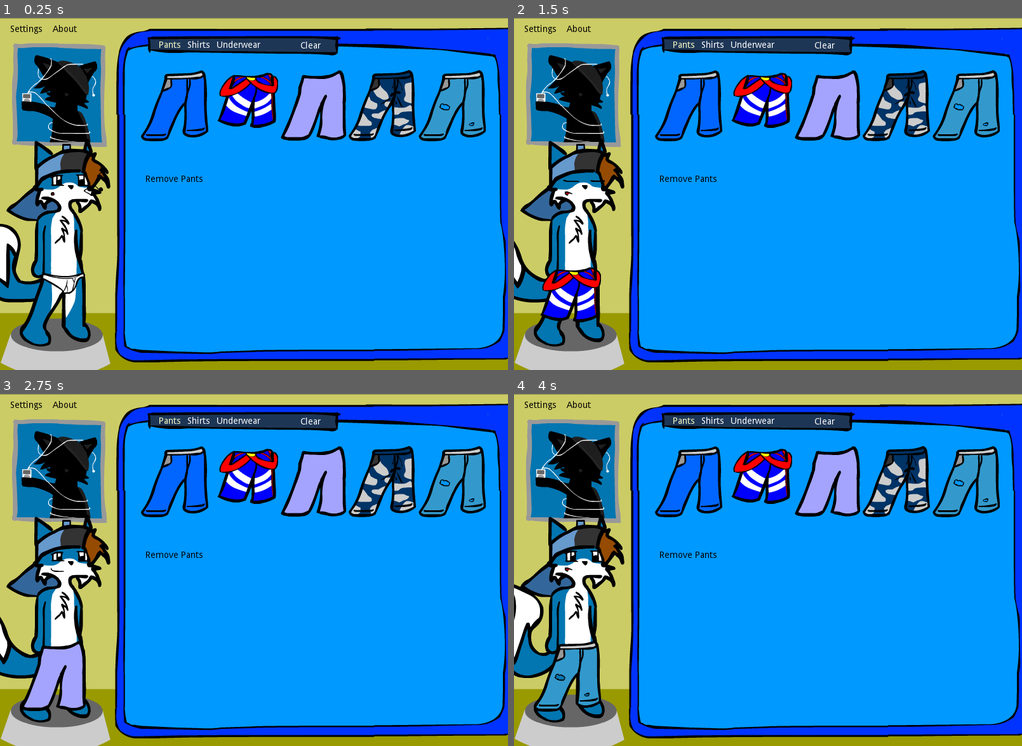
Above: before the commit, frames 1-4 (two rows, left to right).
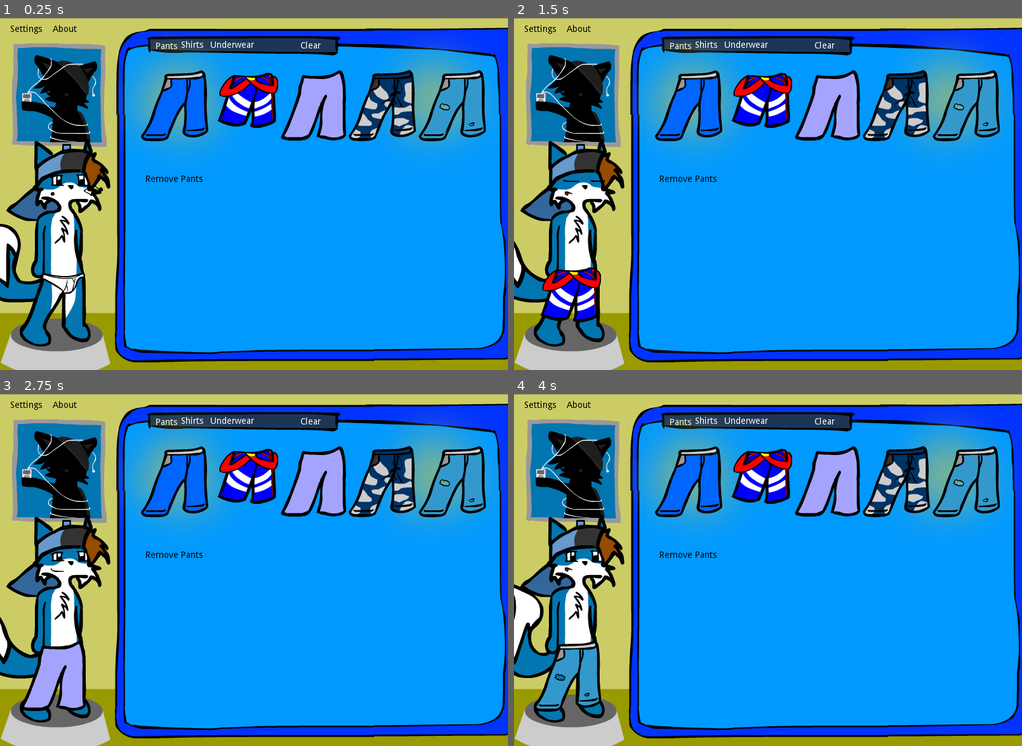
Above: after the commit, the same moments.

Repository: tonytins/dressupzack
Game: Godot game, scene res://GameScreen.tscn
Same seed, same stepped clock (60 frames per second), same inputs: the game is played once before the commit and once after it.
Inputs (mouse positions are in pixels of both pictures, inside the frame that each line leads up to):
- Up to frame 1 (0.25 s): no input
- Up to frame 2 (1.5 s): click (686, 106) at 0.5 s; click (757, 106) at 1.25 s
- Up to frame 3 (2.75 s): click (314, 482) at 2 s
- Up to frame 4 (4 s): click (895, 482) at 2.75 s; click (966, 482) at 3.5 s

The runs differ from the first frame. In frame 1, 4.6% of the frame differs, in the area x 24-96%, y 6-38%; in frame 2, 4.6%; in frame 3, 4.6%; in frame 4, 4.6%.

Commit message:
Brought back the lights sprite

Diff:
--- a/project/Clothes.tscn
+++ b/project/Clothes.tscn
@@ -1,38 +1,38 @@
-[gd_scene load_steps=27 format=2]
+[gd_scene load_steps=28 format=2]
 
 [ext_resource path="res://src/Clothes.gd" type="Script" id=1]
 [ext_resource path="res://assets/dressup_wardrobe.png" type="Texture" id=2]
-[ext_resource path="res://assets/DressUp.theme" type="Theme" id=3]
-[ext_resource path="res://assets/jeans.png" type="Texture" id=4]
-[ext_resource path="res://assets/dj_shorts.png" type="Texture" id=5]
-[ext_resource path="res://assets/sweat_pants.png" type="Texture" id=6]
-[ext_resource path="res://assets/blue_camo_jeans.png" type="Texture" id=7]
-[ext_resource path="res://assets/beat_up_jeans.png" type="Texture" id=8]
-[ext_resource path="res://assets/old_sweatshirt.png" type="Texture" id=9]
-[ext_resource path="res://assets/dj_shirt.png" type="Texture" id=10]
-[ext_resource path="res://assets/raw_shirt.png" type="Texture" id=11]
-[ext_resource path="res://assets/atomic_shirt.png" type="Texture" id=12]
-[ext_resource path="res://assets/z_shirt.png" type="Texture" id=13]
-[ext_resource path="res://assets/biker_jacket.png" type="Texture" id=14]
-[ext_resource path="res://assets/nl_jacket.png" type="Texture" id=15]
-[ext_resource path="res://assets/train_hoodie.png" type="Texture" id=16]
-[ext_resource path="res://assets/korm_shirt.png" type="Texture" id=17]
-[ext_resource path="res://assets/whatsnew_shirt.png" type="Texture" id=18]
-[ext_resource path="res://assets/briefs.png" type="Texture" id=19]
-[ext_resource path="res://assets/zbriefs.png" type="Texture" id=20]
-[ext_resource path="res://assets/owo_censor.png" type="Texture" id=21]
-[ext_resource path="res://assets/bottoms_placeholder.png" type="Texture" id=22]
-[ext_resource path="res://assets/tops_placeholder.png" type="Texture" id=23]
+[ext_resource path="res://assets/lights.png" type="Texture" id=3]
+[ext_resource path="res://assets/DressUp.theme" type="Theme" id=4]
+[ext_resource path="res://assets/jeans.png" type="Texture" id=5]
+[ext_resource path="res://assets/dj_shorts.png" type="Texture" id=6]
+[ext_resource path="res://assets/sweat_pants.png" type="Texture" id=7]
+[ext_resource path="res://assets/blue_camo_jeans.png" type="Texture" id=8]
+[ext_resource path="res://assets/beat_up_jeans.png" type="Texture" id=9]
+[ext_resource path="res://assets/old_sweatshirt.png" type="Texture" id=10]
+[ext_resource path="res://assets/dj_shirt.png" type="Texture" id=11]
+[ext_resource path="res://assets/raw_shirt.png" type="Texture" id=12]
+[ext_resource path="res://assets/atomic_shirt.png" type="Texture" id=13]
+[ext_resource path="res://assets/z_shirt.png" type="Texture" id=14]
+[ext_resource path="res://assets/biker_jacket.png" type="Texture" id=15]
+[ext_resource path="res://assets/nl_jacket.png" type="Texture" id=16]
+[ext_resource path="res://assets/train_hoodie.png" type="Texture" id=17]
+[ext_resource path="res://assets/korm_shirt.png" type="Texture" id=18]
+[ext_resource path="res://assets/whatsnew_shirt.png" type="Texture" id=19]
+[ext_resource path="res://assets/briefs.png" type="Texture" id=20]
+[ext_resource path="res://assets/zbriefs.png" type="Texture" id=21]
+[ext_resource path="res://assets/owo_censor.png" type="Texture" id=22]
+[ext_resource path="res://assets/bottoms_placeholder.png" type="Texture" id=23]
+[ext_resource path="res://assets/tops_placeholder.png" type="Texture" id=24]
 
 [sub_resource type="StyleBoxEmpty" id=3]
 
-content_margin_left = 5.0
-content_margin_right = 5.0
-content_margin_top = 5.0
-content_margin_bottom = 10.0
-_sections_unfolded = [ "Content Margin" ]
-
-[sub_resource type="StyleBoxEmpty" id=1]
+content_margin_left = -1.0
+content_margin_right = -1.0
+content_margin_top = -1.0
+content_margin_bottom = -1.0
+
+[sub_resource type="StyleBoxEmpty" id=4]
 
 resource_local_to_scene = true
 content_margin_left = 5.0
@@ -41,7 +41,7 @@
 content_margin_bottom = 10.0
 _sections_unfolded = [ "Content Margin", "Resource" ]
 
-[sub_resource type="StyleBoxEmpty" id=2]
+[sub_resource type="StyleBoxEmpty" id=5]
 
 content_margin_left = -1.0
 content_margin_right = -1.0
@@ -56,8 +56,19 @@
 
 position = Vector2( 492.609, 279.27 )
 texture = ExtResource( 2 )
-
-[node name="RefRect" type="ReferenceRect" parent="." index="1"]
+__meta__ = {
+"_edit_lock_": true
+}
+
+[node name="Lights" type="Sprite" parent="." index="1"]
+
+position = Vector2( 485.001, 133 )
+texture = ExtResource( 3 )
+__meta__ = {
+"_edit_lock_": true
+}
+
+[node name="RefRect" type="ReferenceRect" parent="." index="2"]
 
 anchor_left = 0.0
 anchor_top = 0.0
@@ -93,8 +104,8 @@
 size_flags_horizontal = 1
 size_flags_vertical = 1
 custom_styles/tab_fg = SubResource( 3 )
-custom_styles/tab_bg = SubResource( 1 )
-custom_styles/panel = SubResource( 2 )
+custom_styles/tab_bg = SubResource( 4 )
+custom_styles/panel = SubResource( 5 )
 custom_colors/font_color_bg = Color( 1, 1, 1, 1 )
 custom_colors/font_color_fg = Color( 0.980392, 0.992157, 0.768627, 1 )
 tab_align = 0
@@ -289,7 +300,7 @@
 anchor_top = 0.0
 anchor_right = 1.0
 anchor_bottom = 1.0
-margin_top = 10.0
+margin_top = 29.0
 rect_pivot_offset = Vector2( 0, 0 )
 rect_clip_content = false
 mouse_filter = 0
@@ -589,7 +600,7 @@
 anchor_top = 0.0
 anchor_right = 1.0
 anchor_bottom = 1.0
-margin_top = 18.0
+margin_top = 29.0
 rect_pivot_offset = Vector2( 0, 0 )
 rect_clip_content = false
 mouse_filter = 0
@@ -710,8 +721,9 @@
 flat = true
 align = 1
 
-[node name="Body" type="ReferenceRect" parent="." index="2"]
-
+[node name="Body" type="ReferenceRect" parent="." index="3"]
+
+editor/display_folded = true
 anchor_left = 0.0
 anchor_top = 0.0
 anchor_right = 0.0
@@ -741,19 +753,19 @@
 [node name="Bottom" type="Sprite" parent="Body" index="1"]
 
 position = Vector2( 57.9419, 159.296 )
-texture = ExtResource( 22 )
-__meta__ = {
-"_edit_lock_": true
-}
-
-[node name="Top" type="Sprite" parent="Body" index="2"]
-
-position = Vector2( 65.0597, 65.3242 )
 texture = ExtResource( 23 )
 __meta__ = {
 "_edit_lock_": true
 }
 
+[node name="Top" type="Sprite" parent="Body" index="2"]
+
+position = Vector2( 65.0597, 65.3242 )
+texture = ExtResource( 24 )
+__meta__ = {
+"_edit_lock_": true
+}
+
 [connection signal="pressed" from="RefRect/Wordrobe/Pants/PantsGrid/Jeans" to="." method="_on_Jeans_pressed"]
 
 [connection signal="pressed" from="RefRect/Wordrobe/Pants/PantsGrid/DJ Shorts" to="." method="_on_DJ_Shorts_pressed"]
Not shown: 20 places in project/Clothes.tscn that only renumber resources
Binary file added: project/assets/lights.png
Not shown, added: project/assets/lights.png.import
